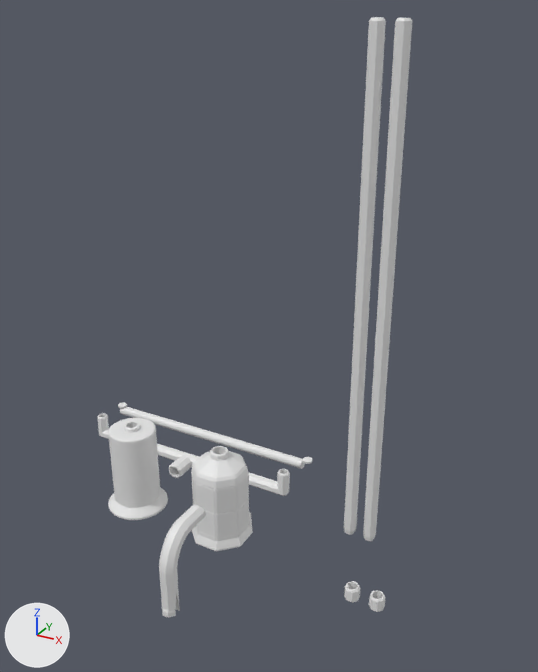
The Blender file models/football/field-goal/field-goal-scale24-threaded.blend, before and after one commit.
Rendered twice from a camera (50 mm lens) standing at (395.0, -459.0, 432.0) and looking at (134.0, 16.0, 195.0). Lighting does not change. The marker at lower left points along +X, +Y and +Z.

The scene before the commit, as lines of its bpy script (objects in view):
```python
ob_cylinder_001 = bpy.data.objects.new('Cylinder.001', me_cylinder_003)
ob_cylinder_001.location = (0.0, 0.0, 0.0)
ob_cylinder_001.scale = (21.6, 21.6, 1.0)
ob_cylinder_002 = bpy.data.objects.new('Cylinder.002', me_cylinder_005)
ob_cylinder_002.location = (119.0, 124.9, 12.1)
ob_cylinder_002.scale = (5.0, 5.0, 1.0)
ob_cylinder_003 = bpy.data.objects.new('Cylinder.003', me_cylinder_006)
ob_cylinder_003.location = (-119.0, 124.9, 12.1)
ob_cylinder_003.scale = (5.0, 5.0, 1.0)
ob_post_90 = bpy.data.objects.new('post-90', me_cylinder_026)
ob_post_90.location = (153.5, -154.7, 92.2)
ob_post_90.rotation_euler = (0.0, 0.0, 0.393)  # degrees (0, 0, 23)
ob_post_90.scale = (6.0, 6.0, 25.0)
ob_post_base = bpy.data.objects.new('post-base', me_cylinder_015)
ob_post_base.location = (0.0, 83.6, -0.1)
ob_post_base.rotation_euler = (1.571, 2.729, -1.571)  # degrees (90, 156, -90)
ob_post_base.scale = (6.0, 6.0, 114.0)
ob_post_cap_001 = bpy.data.objects.new('post-cap.001', me_cylinder_029)
ob_post_cap_001.location = (236.5, -37.6, 27.4)
ob_post_cap_001.rotation_euler = (1.571, -0.393, 1.571)  # degrees (90, -23, 90)
ob_post_cap_001.scale = (6.0, 6.0, 114.0)
ob_upright = bpy.data.objects.new('upright', me_cylinder_009)
ob_upright.location = (266.5, -92.3, 133.6)
ob_upright.rotation_euler = (3.142, 0.0, 2.749)  # degrees (180, 0, 158)
ob_upright.scale = (4.0, 4.0, 152.0)
ob_upright_001 = bpy.data.objects.new('upright.001', me_cylinder_007)
ob_upright_001.location = (253.2, -92.3, 133.6)
ob_upright_001.rotation_euler = (3.142, 0.0, 2.749)  # degrees (180, 0, 158)
ob_upright_001.scale = (4.0, 4.0, 152.0)
# also in view: 'base' at (94.0, 5.0, 43.0)
```
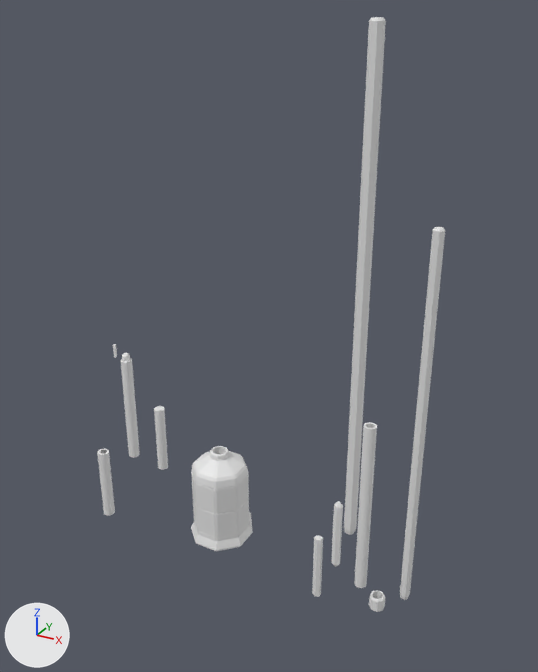
Boxes (x1, y1, x2, y2) around the edits, measured in the pictures (538 x 672 px; the box of a moved part takes in the faces that stretch with it):
'upright', moved: before (363, 18, 412, 541); after (400, 227, 445, 600)
'Cylinder.001', hidden: before (108, 418, 168, 520)
'Bolt.003', added: after (354, 422, 377, 588)
'post-90', hidden: before (159, 505, 206, 618)
'Cylinder.003', hidden: before (118, 403, 305, 469)
'post-base', hidden: before (97, 413, 290, 496)
'Bolt.002', added: after (120, 353, 140, 458)
'Bolt.001', added: after (97, 449, 115, 516)
'Nut.002', added: after (154, 406, 168, 470)
'Cylinder.005', added: after (331, 501, 343, 567)
'Cylinder.006', added: after (312, 535, 323, 597)
'post-cap.001', hidden: before (344, 581, 360, 603)
'Cylinder.002', hidden: before (303, 457, 312, 464)
'Cube', added: after (113, 344, 117, 358)
part 1 of me_cylinder_006, deleted: before (120, 407, 305, 469)
part 2 of me_cylinder_006, moved or reshaped (not visible afterwards): before (118, 403, 127, 408)

The change, as a list of edits to the scene's bpy script:
```text
Change me_cylinder_006:
    used by ob_cylinder_003; location = (-119.0, 124.9, 12.1); scale = (5.0, 5.0, 1.0)
    remove me_cylinder_006.from_pydata(...)  # 243 vertices, 150 faces; spans x -1.0..46.6, y -1.0..1.0, z -10.6..1.0
    add me_cylinder_006.from_pydata(...)  # 96 vertices, 50 faces; spans x -1.0..1.0, y -1.0..1.0, z -1.0..9.6
    me_cylinder_006 part 1: the loose piece of 147 vertices spanning x 0.0..46.6, y -1.0..1.0, z -10.6..-1.0 is deleted
    me_cylinder_006 part 2
    48 vertices in x -1.0..1.0, y -1.0..1.0, z 1.0 move by (0.0, 0.0, 8.6)
Add me_cylinder_016:
    me_cylinder_016.from_pydata(...)  # a 6-sided cylinder along z spanning x -0.87..0.87, y -1.0..1.0, z -1.0..1.0
Add me_cylinder_014:
    me_cylinder_014.from_pydata(...)  # 24 vertices, 20 faces; spans x -0.87..0.87, y -1.0..1.0, z -1.12..1.12
Add me_bolt_011:
    me_bolt_011.from_pydata(...)  # 183 vertices, 126 faces; spans x -5.0..5.0, y -5.0..5.0, z -77.6..72.4
Add me_bolt_004:
    me_bolt_004.from_pydata(...)  # 1654 vertices, 1585 faces; spans x -5.0..5.0, y -5.0..5.0, z -31.5..72.4
Add me_bolt_003:
    me_bolt_003.from_pydata(...)  # 136 vertices, 51 faces; spans x -5.0..5.0, y -5.0..5.0, z 6.3..70.8
Add me_nut_002:
    me_nut_002.from_pydata(...)  # 1032 vertices, 966 faces; spans x -5.0..5.0, y -5.0..5.0, z -53.4..12.6
Add me_cube:
    me_cube.from_pydata(...)  # a box spanning x -1.0..1.0, y -1.0..1.0, z -1.0..1.0
Change ob_upright:
    ob_upright.location: (266.5, -92.3, 133.6) -> (266.5, 1.0, 9.3)
Change ob_post_base:
    add ob_post_base.hide_set(True)
Change ob_post_90:
    add ob_post_90.hide_set(True)
Change ob_post_cap_001:
    add ob_post_cap_001.hide_set(True)
Change ob_cylinder_001:
    ob_cylinder_001.location: (0.0, 0.0, 0.0) -> (-92.9, 0.0, 0.0)
    add ob_cylinder_001.hide_set(True)
Change ob_cylinder_002:
    ob_cylinder_002.location: (119.0, 124.9, 12.1) -> (0.0, 124.9, 12.1)
    ob_cylinder_002.rotation_euler: (0.0, 0.0, 0.0) -> (0.0, 1.571, 0.0)  # degrees (0, 0, 0) -> degrees (0, 90, 0)
    ob_cylinder_002.scale: (5.0, 5.0, 1.0) -> (5.0, 5.0, 119.0)
    add ob_cylinder_002.hide_set(True)
Change ob_cylinder_003:
    ob_cylinder_003.location: (-119.0, 124.9, 12.1) -> (112.9, 124.9, 13.4)
    add ob_cylinder_003.hide_set(True)
Add ob_cylinder_006:
    ob_cylinder_006 = bpy.data.objects.new('Cylinder.006', me_cylinder_016)
    ob_cylinder_006.location = (189.9, 0.0, 0.0)
    ob_cylinder_006.scale = (3.87, 3.35, 30.0)
Add ob_cylinder_005:
    ob_cylinder_005 = bpy.data.objects.new('Cylinder.005', me_cylinder_014)
    ob_cylinder_005.location = (206.4, 0.0, 39.5)
    ob_cylinder_005.scale = (3.75, 3.25, 29.1)
Add ob_bolt_003:
    ob_bolt_003 = bpy.data.objects.new('Bolt.003', me_bolt_011)
    ob_bolt_003.location = (229.0, 0.0, 70.6)
    ob_bolt_003.rotation_euler = (3.142, 0.0, 0.0)  # degrees (180, 0, 0)
Add ob_bolt_002:
    ob_bolt_002 = bpy.data.objects.new('Bolt.002', me_bolt_004)
    ob_bolt_002.location = (0.0, 0.0, 124.7)
    ob_bolt_002.rotation_euler = (3.142, 0.0, 0.0)  # degrees (180, 0, 0)
Add ob_bolt_001:
    ob_bolt_001 = bpy.data.objects.new('Bolt.001', me_bolt_003)
    ob_bolt_001.location = (0.0, -40.4, 84.4)
    ob_bolt_001.rotation_euler = (3.142, 0.0, 0.0)  # degrees (180, 0, 0)
Add ob_nut_002:
    ob_nut_002 = bpy.data.objects.new('Nut.002', me_nut_002)
    ob_nut_002.location = (0.0, 41.5, 27.3)
    ob_nut_002.rotation_euler = (3.142, 0.0, 0.0)  # degrees (180, 0, 0)
Add ob_cube:
    ob_cube = bpy.data.objects.new('Cube', me_cube)
    ob_cube.location = (-11.9, 0.0, 156.0)
    ob_cube.scale = (1.0, 1.0, 6.0)
```
